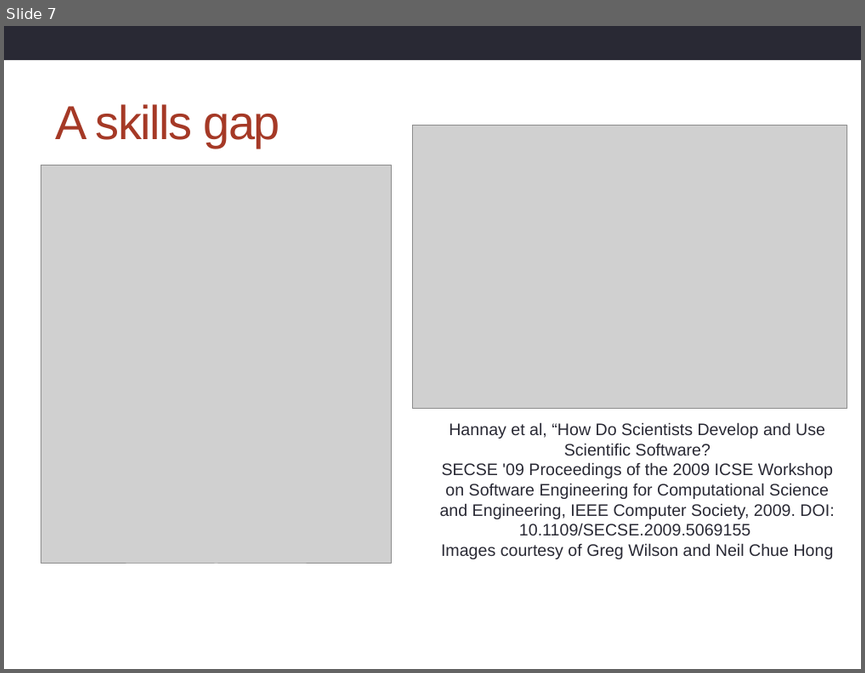
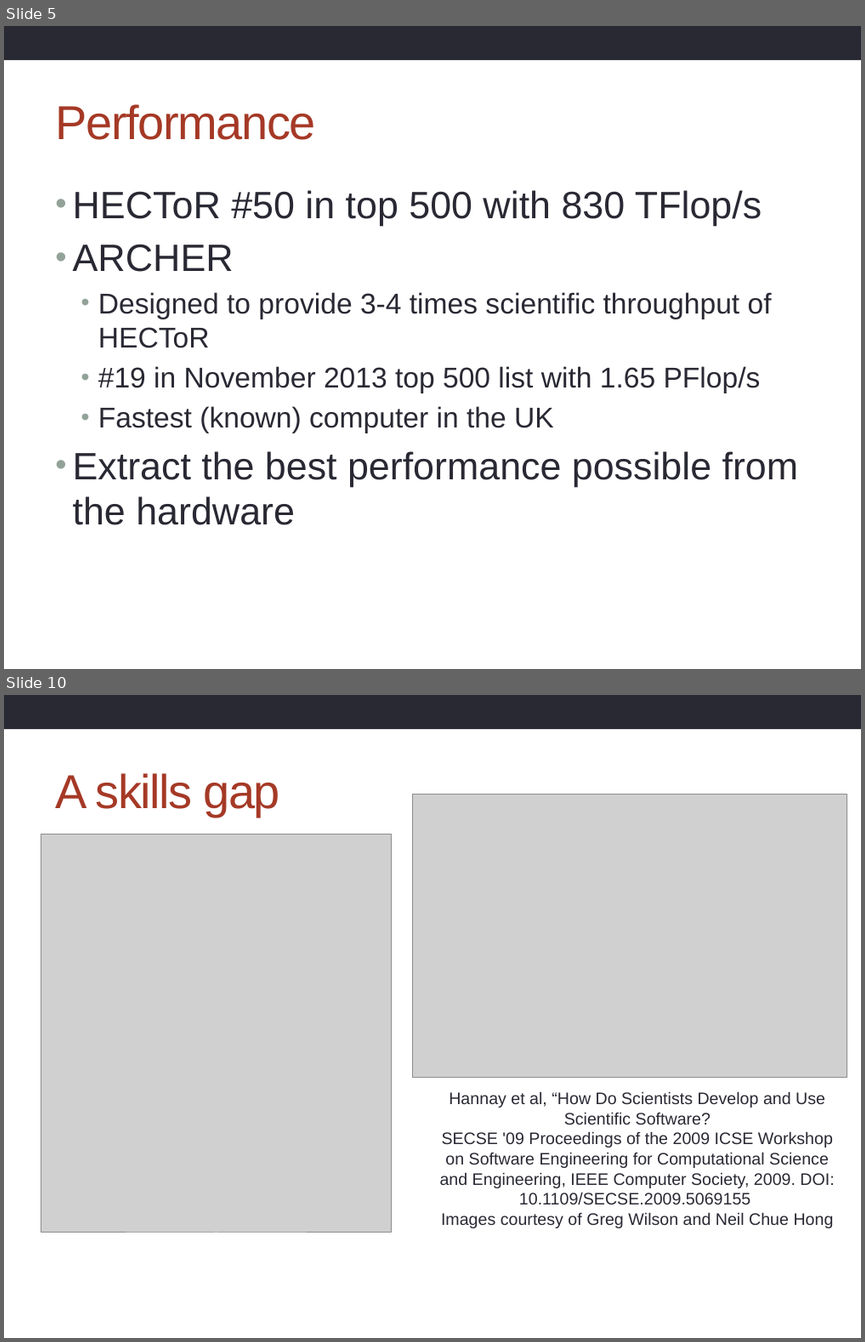
Before and after one commit to hpcarcher/2014-09-16-imperial, a slide deck: archer/Introduction.pptx. Shown one above the other, each under a label of ours: slide 7 before the commit, slides 5 and 10 after it; the slides between them are not shown. The pictures are 865x673 and 865x1342 pixels, drawn with LibreOffice and Linux fonts; fonts in the diff are those of the drawing; grey boxes stand for pictures; background and template pictures are left out. Boxes give left, top, right and bottom in pixels: in the first picture for what was removed or moved away, otherwise in the second. Text is boxed around its words. In the diff, an @@ line names an element or a change of style, - is before the commit and + after.

```diff
--- a/archer/Introduction.pptx
+++ b/archer/Introduction.pptx
@@ slide 5 added at [4, 26, 861, 669], background #FFFFFF; not listed: 1 template element that a slide beside it also shows @@
@@ title added at [55, 104, 315, 140], 40 pt, text #A53926 @@
+Performance
@@ text added at [73, 190, 799, 525], 24 pt, text #292934 @@
+• HECToR #50 in top 500 with 830 TFlop/s
+• ARCHER
+  • Designed to provide 3-4 times scientific throughput of HECToR
+  • #19 in November 2013 top 500 list with 1.65 PFlop/s
+  • Fastest (known) computer in the UK
+• Extract the best performance possible from the hardware
@@ what was slide 7 is now slide 10 @@
```
Also in this commit, not shown: 5 slides changed, 6 other slides added, 2 slides removed, 6 other files.
